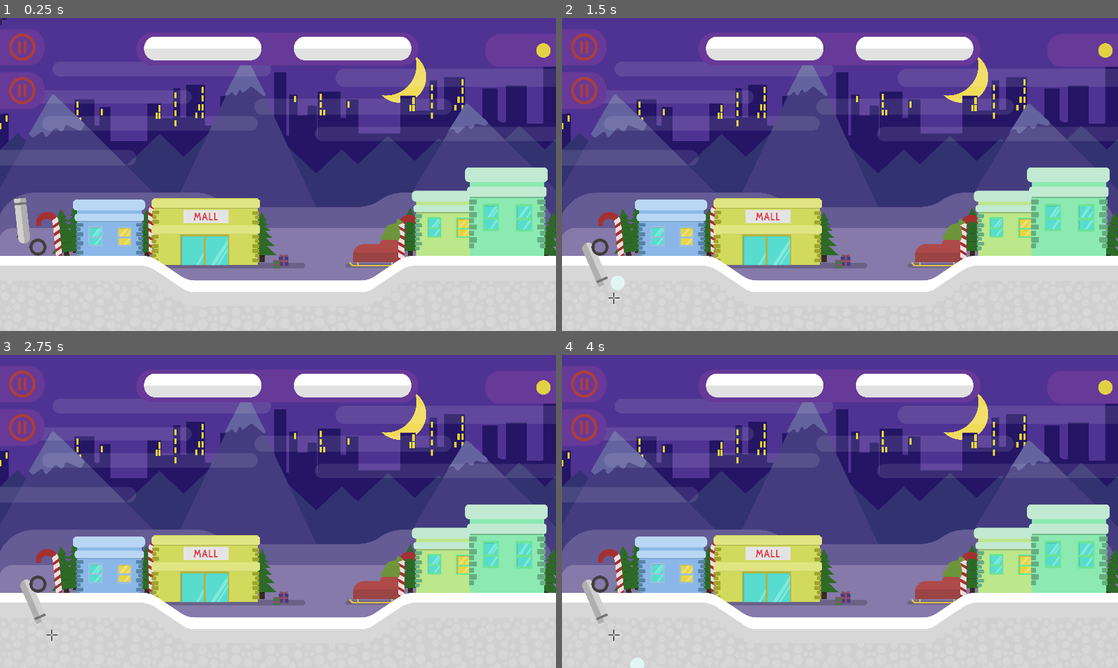
Above: before the commit, frames 1-4 (two rows, left to right).
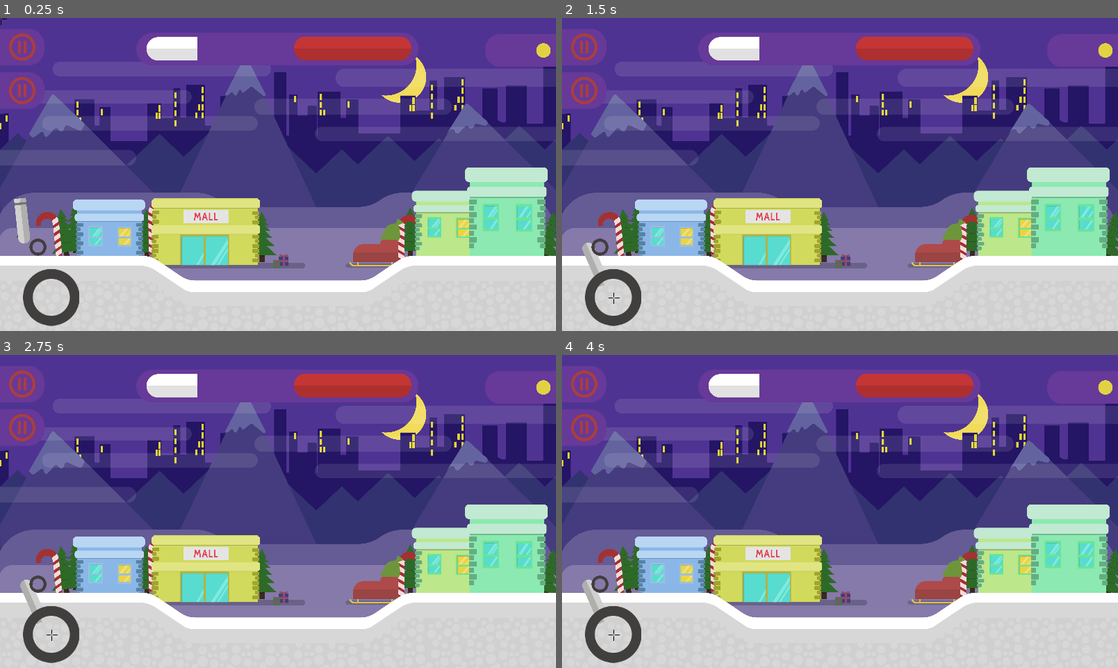
Above: after the commit, the same moments.

Repository: Stelmashov/SnowFlakes
Game: Godot game, scene res://src/world/World.tscn
The game is run twice, just before and just after one commit, with the same random seed, the same clock (stepped at 60 frames per second) and the same inputs.
Inputs (mouse positions are in pixels of both pictures, inside the frame that each line leads up to):
- Up to frame 1 (0.25 s): no input
- Up to frame 2 (1.5 s): click (612, 296) at 0.5 s, where only the run after the commit has a clickable "20"; click (612, 296) at 1.25 s, where only the run after the commit has a clickable "20"
- Up to frame 3 (2.75 s): click (50, 633) at 2 s, where only the run after the commit has a clickable "20"
- Up to frame 4 (4 s): click (612, 633) at 2.75 s, where only the run after the commit has a clickable "40"; click (612, 633) at 3.5 s, where only the run after the commit has a clickable "80"

The runs differ from the first frame. In frame 1, 3.3% of the frame differs, in the area x 4-74%, y 6-99%; in frame 2, 3.4%; in frame 3, 3.3%; in frame 4, 3.4%, in the area x 4-74%, y 6-100%.

Commit message:
some improvements

Diff:
--- a/project/src/Scene/Pause_button.tscn
+++ b/project/src/Scene/Pause_button.tscn
@@ -6,6 +6,19 @@
 [ext_resource path="res://Assets/Coin_bar.png" type="Texture" id=4]
 [ext_resource path="res://Assets/background_HP_bar@2x.png" type="Texture" id=5]
 [ext_resource path="res://Assets/white_hp@2x.png" type="Texture" id=6]
+[ext_resource path="res://src/Scene/money.gd" type="Script" id=7]
+[ext_resource path="res://assets/cabin-condensed-bold.ttf" type="DynamicFontData" id=8]
+[ext_resource path="res://assets/white_hp@2x.png" type="Texture" id=9]
+[ext_resource path="res://assets/wheel.png" type="Texture" id=10]
+[ext_resource path="res://src/Scene/money_upgrade.gd" type="Script" id=11]
+
+[sub_resource type="DynamicFont" id=1]
+size = 100
+font_data = ExtResource( 8 )
+
+[sub_resource type="DynamicFont" id=2]
+size = 50
+font_data = ExtResource( 8 )
 
 [node name="Button" type="Node2D"]
 
@@ -40,17 +53,67 @@
 scale = Vector2( 0.3, 0.3 )
 texture = ExtResource( 4 )
 
+[node name="Label" type="Label" parent="Coin_bar"]
+margin_left = -206.0
+margin_top = -73.0
+margin_right = 106.0
+margin_bottom = 66.0
+custom_fonts/font = SubResource( 1 )
+align = 1
+valign = 1
+script = ExtResource( 7 )
+__meta__ = {
+"_edit_use_anchors_": false
+}
+
 [node name="background_HP_bar2x" type="Sprite" parent="."]
 position = Vector2( 640, 70 )
 scale = Vector2( 0.3, 0.3 )
 texture = ExtResource( 5 )
 
+[node name="TextureProgress" type="TextureProgress" parent="background_HP_bar2x"]
+margin_left = -1051.94
+margin_top = -110.119
+margin_right = 29.0627
+margin_bottom = 115.881
+value = 40.0
+texture_progress = ExtResource( 9 )
+__meta__ = {
+"_edit_use_anchors_": false
+}
+
 [node name="white_hp2x" type="Sprite" parent="background_HP_bar2x"]
+visible = false
+modulate = Color( 0.772549, 0.211765, 0.211765, 1 )
 position = Vector2( -580, 0 )
 scale = Vector2( 0.9, 1 )
 texture = ExtResource( 6 )
 
 [node name="white_hp2x2" type="Sprite" parent="background_HP_bar2x"]
+modulate = Color( 0.772549, 0.211765, 0.211765, 1 )
 position = Vector2( 570, 0 )
 scale = Vector2( 0.9, 1 )
 texture = ExtResource( 6 )
+
+[node name="TextureButton" type="TextureButton" parent="."]
+margin_left = 78.0
+margin_top = 532.0
+margin_right = 198.0
+margin_bottom = 652.0
+texture_normal = ExtResource( 10 )
+__meta__ = {
+"_edit_use_anchors_": false
+}
+
+[node name="Label" type="Label" parent="TextureButton"]
+margin_left = 4.24506
+margin_top = 7.91858
+margin_right = 127.245
+margin_bottom = 129.919
+custom_fonts/font = SubResource( 2 )
+align = 1
+valign = 1
+script = ExtResource( 11 )
+__meta__ = {
+"_edit_use_anchors_": false
+}
--- /dev/null
+++ b/project/src/Scene/money.gd
@@ -0,0 +1,6 @@
+extends Label
+
+onready var world = get_node("../../../")
+
+func _process(delta):
+	set_text(str(world.money))
--- /dev/null
+++ b/project/src/Scene/money_upgrade.gd
@@ -0,0 +1,10 @@
+extends Label
+
+
+onready var world = get_node("../../../")
+
+func _process(delta):
+	if world.current_upgrade < world.max_money_upgrade:
+		set_text(str(world.current_money_upgrade_value))
+	else:
+		set_text("MAX")
--- /dev/null
+++ b/project/src/Timer.tscn
@@ -0,0 +1,3 @@
+[gd_scene format=2]
+
+[node name="Timer" type="Timer"]
--- a/project/src/cannon/Cannon.gd
+++ b/project/src/cannon/Cannon.gd
@@ -1,68 +1,41 @@
 extends KinematicBody2D
 
-const SPEED_INCREASE_PER_FRAME = 100
+const DEFAULT_SPEED = 200
+const SPEED_INCREASE_PER_FRAME = 50
 
 var projectile = preload("res://src/cannon/projectile/snowflake.tscn")
 var is_ready = true
 var hold_time = 0.0
-var speed = 350
+var speed = DEFAULT_SPEED
 
 onready var level = get_tree().get_root().get_node("World")#mb can switch to owner
 onready var crosshair = level.get_node("Crosshair")
 onready var INTERVAL = $INTERVAL
 
 func shoot():
+	#speed = DEFAULT_SPEED
 	var projectile_instance = projectile.instance()
 	level.call_deferred("add_child", projectile_instance)
 	projectile_instance.transform = global_transform
 	projectile_instance.direction = (crosshair.global_position - global_position).normalized()
+
 	#projectile_instance.damage = self.damage
 
 
 func _physics_process(delta):
-	if Input.is_action_just_pressed("attack") and is_ready:
-		if hold_time < 2.0:
+	if Input.is_action_pressed("attack"):
+		if hold_time < 3.0:
 			speed += SPEED_INCREASE_PER_FRAME
-			hold_time += delta
-	elif Input.is_action_just_released("attack"):
+		hold_time += delta
+	elif Input.is_action_just_released("attack") and is_ready:
 		shoot()
+
 		is_ready = false
 		INTERVAL.start(2)
 
 
+
 func _on_INTERVAL_timeout():
 	is_ready = true
-
-
-
-
-
-#const DEFAULT_SPEED = 200
-#const SPEED_INCREASE_PER_FRAME = 1
-#
-#onready var sprite = $Sprite
-#
-#var projectile_scene = preload("res://src/cannon/projectile/snowflake.tscn")
-#var throw_speed = DEFAULT_SPEED
-#var hold_time = 0.0
-#
-#func shoot():
-#	hold_time = 0.0
-#
-#	var new_projectile = projectile_scene.instance()
-#	new_projectile.speed = throw_speed
-#	add_child(new_projectile)
-#
-#	throw_speed = DEFAULT_SPEED
-#
-#func _physics_process(delta):
-#	if Input.is_action_pressed("attack"):
-#
-#		if hold_time < 2.0:
-#			throw_speed += SPEED_INCREASE_PER_FRAME
-#		hold_time += delta
-#	elif Input.is_action_just_released("shoot"):
-#		shoot()
-
-#func _process(delta):
-	#sprite.rotation_degrees += get_global_mouse_position().angle()
+	speed = DEFAULT_SPEED
+	hold_time = 0.0
--- a/project/src/cannon/projectile/snowflake.gd
+++ b/project/src/cannon/projectile/snowflake.gd
@@ -4,16 +4,18 @@
 # probably float
 var LIFETIME = 2# same + has to be const but changeable in inherited
 var direction: Vector2
+var speed = 0
 onready var cannon = get_tree().get_root().get_node("World/Cannon")
 
 
 func _ready():
 	$age.start(LIFETIME)
 	global_position += direction #* 6 #* 24
+	speed = cannon.speed
 
 
 func _process(delta) -> void:
-	global_position += direction * cannon.speed * delta
+	global_position += direction * speed * delta
 
 
 func die() -> void:
--- /dev/null
+++ b/project/src/world/World.gd
@@ -0,0 +1,20 @@
+extends Node2D
+
+onready var timer = $Game_teek
+var money = 0
+var increment = 100
+var current_money_upgrade_value = 20
+var max_money_upgrade = 5
+var current_upgrade = 1
+
+
+func _on_Timer_timeout():
+	money += increment
+
+
+func _on_TextureButton_pressed():
+	if money - current_money_upgrade_value >=0 and current_upgrade < max_money_upgrade:
+		money -= current_money_upgrade_value
+		increment *= 2
+		current_money_upgrade_value *= 2
+		current_upgrade +=1
--- a/project/src/world/World.tscn
+++ b/project/src/world/World.tscn
@@ -9,12 +9,14 @@
 [ext_resource path="res://src/cannon/crosshair.gd" type="Script" id=7]
 [ext_resource path="res://Assets/cross-shaped-target.png" type="Texture" id=8]
 [ext_resource path="res://Assets/wheel.png" type="Texture" id=9]
+[ext_resource path="res://src/world/World.gd" type="Script" id=10]
 
 [sub_resource type="DynamicFont" id=1]
 size = 40
 font_data = ExtResource( 4 )
 
 [node name="World" type="Node2D"]
+script = ExtResource( 10 )
 
 [node name="Cannon" parent="." instance=ExtResource( 6 )]
 position = Vector2( 55.6189, 500.112 )
@@ -62,6 +64,12 @@
 [node name="Button" parent="." instance=ExtResource( 5 )]
 z_index = 3
 
+[node name="TextureButton" parent="Button" index="4"]
+margin_left = 52.8015
+margin_top = 577.357
+margin_right = 182.802
+margin_bottom = 708.357
+
 [node name="Crosshair" type="Position2D" parent="."]
 z_index = 3
 script = ExtResource( 7 )
@@ -70,3 +78,11 @@
 position = Vector2( 1, 1 )
 scale = Vector2( 0.05, 0.05 )
 texture = ExtResource( 8 )
+
+[node name="Game_teek" type="Timer" parent="."]
+wait_time = 2.0
+autostart = true
+[connection signal="pressed" from="Button/TextureButton" to="." method="_on_TextureButton_pressed"]
+[connection signal="timeout" from="Game_teek" to="." method="_on_Timer_timeout"]
+
+[editable path="Button"]
Not shown, changed: project/Assets/Background.png.import
Not shown, changed: project/Assets/Canon.png.import
Not shown, changed: project/Assets/Coin_bar.png.import
Not shown, changed: project/Assets/Floor.png.import
Not shown, changed: project/Assets/HP_bar.png.import
Not shown, changed: project/Assets/Invisible_hp_bar@2x.png.import
Not shown, changed: project/Assets/Menu_bar.png.import
Not shown, changed: project/Assets/Snowball.png.import
Not shown, changed: project/Assets/White_HP_bar@2x.png.import
Not shown, changed: project/Assets/background_HP_bar@2x.png.import
Not shown, changed: project/Assets/cross-shaped-target.png.import
Not shown, changed: project/Assets/wheel.png.import
(and 3 more such lines)
